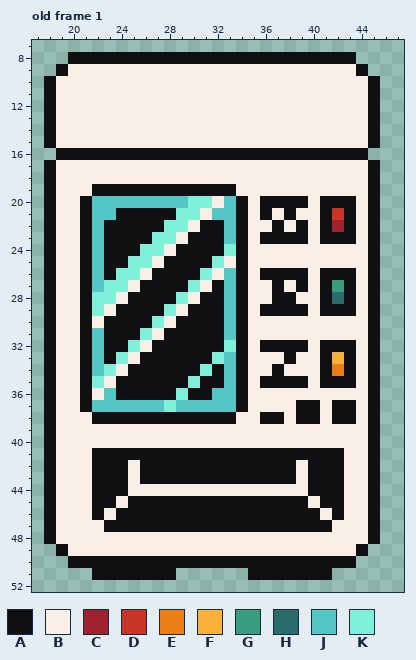
One commit to this pixel-art file: Assets/Map/Encounters/VendingMachine/VendingMachine.aseprite. This is how it looked before the edit.
64x64 pixels, 1 frame. Shown: old frame 1: x 17..47, y 7..52.
Palette (. is transparent): A #101012  B #faefe6  C #9e232f  D #c93426  E #eb7e17  F #fab13c  G #379e80  H #2a6c6c  J #55c6c6  K #7ff0d9
After the commit:
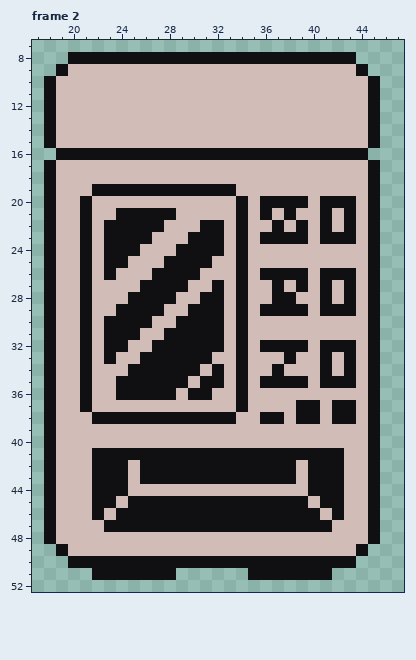
A new or re-ordered frame is compared with the old frame closest to it.
Commit: Feature : Vending Machine encounter
The edit:
frames 1 -> 2
colour B: #faefe6 -> #d1bcb8
Changed rows in their new state; - is a pixel that keeps its letter.
Frame 2 is new; against old frame 1, layer "Layer 1":
first column x 22:
20 BBBBBBBBBB-B---------
21 BB-----BB-BB--------B
22 B-----BB---B--------B
23 B----BB----B---------
24 B---BB-----B---------
25 B--BB-----B----------
26 B-BB-----B-B---------
27 BBB-----B--B--------B
28 BB-----B---B--------B
29 B-----B----B---------
30 -----B-----B---------
31 B---B------B---------
32 B--B-------B---------
33 B-B-------BB--------B
34 BB-------B-B--------B
35 B-------B--B---------
36 -B-----B--BB---------
37 BBBBBBBBBBBB---------
Where, in picture pixels (left, top, right, bottom), the same in both pictures:
changed: (56, 64, 368, 556)
